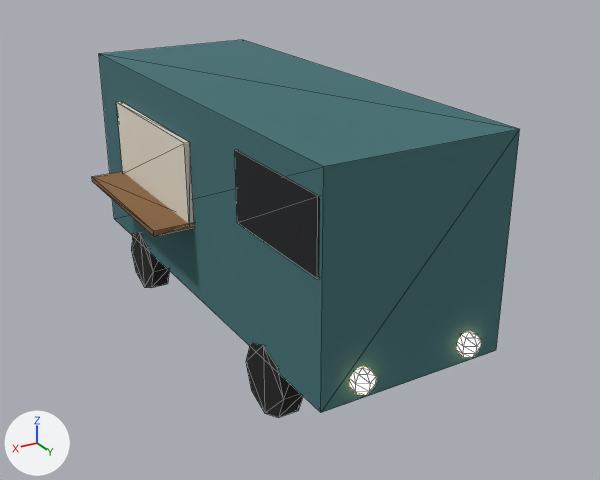
The glTF model project/models/car-lavka.glb, before and after one commit.
Rendered twice from a 50 mm camera at (4.21, 7.61, 4.75) aimed at (-0.06, 0.48, 1.19). Every picture has the same lights, and +X, +Y and +Z are marked at lower left. The older version comes first. Mesh edges are drawn as thin lines. Vertices at exactly the same position are counted once.

Names of what the first picture shows: '00_#3f6f73', '01_#16181c_noshadow_r320', '02_#e8e0d0_noshadow_r320', '03_#8a6440_noshadow_r320', '04_#141416_r320', '05_#ffe9b0_noshadow'.
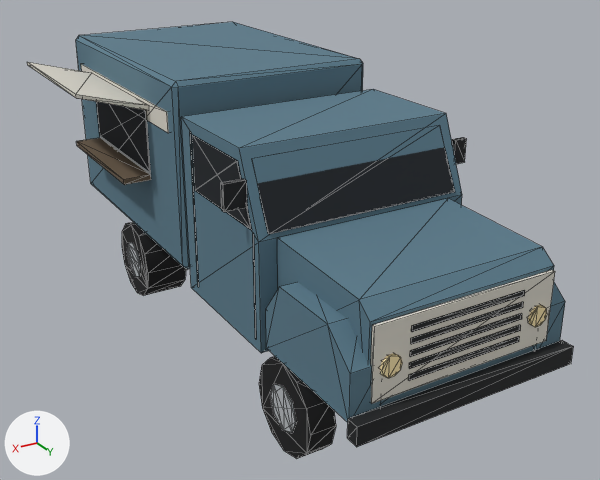
What differs and where, as boxes (x1, y1, x2, y2) in the pictures (600 x 480 px):
'00_#3f6f73', reshaped (16% wider, 7% taller)
    before: (99, 40, 520, 413)
    after: (76, 22, 565, 422)
'01_#1a2026_noshadow_r320', added (black)
    after: (96, 102, 455, 234)
'03_#e0dcd0_r320', added
    after: (27, 62, 555, 404)
'02_#1e2022_noshadow_r110', added
    after: (190, 132, 574, 447)
'04_#141416_r320', reshaped (24% wider, 29% taller)
    before: (131, 233, 303, 417)
    after: (122, 222, 336, 459)
'01_#16181c_noshadow_r320', deleted (black)
    before: (235, 150, 320, 279)
'02_#e8e0d0_noshadow_r320', deleted (pale yellow)
    before: (116, 101, 194, 226)
'03_#8a6440_noshadow_r320', deleted (brown)
    before: (92, 171, 194, 237)
'08_#6a5a48_noshadow_r110', added (brown)
    after: (76, 138, 151, 185)
'06_#b8bcc0_noshadow_r110', added
    after: (127, 243, 297, 433)
'05_#ffe9b0_noshadow', deleted
    before: (350, 331, 481, 395)
'04_#ffe9b0_noshadow', added
    after: (380, 305, 547, 378)
part 2 of me_04__141416_r320, added (black)
    after: (259, 356, 336, 459)
part 3 of me_04__141416_r320, added (black)
    after: (122, 222, 186, 296)
part 4 of me_04__141416_r320, deleted (black)
    before: (246, 343, 303, 417)
part 5 of me_04__141416_r320, deleted
    before: (131, 233, 169, 288)

The change, as a diff of the scene's bpy script:
```diff
--- a/project/models/car-lavka.glb.py
+++ b/project/models/car-lavka.glb.py
@@ mat_ffe9b0_emit__ffd890_3 @@
 mat_ffe9b0_emit__ffd890_3 = principled_material('#ffe9b0 emit #ffd890 3')
-mat_ffe9b0_emit__ffd890_3.base_color = (1.0, 0.815, 0.434)  # beige #ffe9b0
-mat_ffe9b0_emit__ffd890_3.roughness = 0.9
-mat_ffe9b0_emit__ffd890_3.emission_color = (1.0, 0.687, 0.279)  # beige #ffd890
-mat_ffe9b0_emit__ffd890_3.emission_strength = 3.0
+mat_ffe9b0_emit__ffd890_3.base_color = (1.0, 0.82, 0.442)  # beige #ffeab1
+mat_ffe9b0_emit__ffd890_3.roughness = 0.85
@@ me_00__3f6f73 @@
-me_00__3f6f73.from_pydata(...)  # 8 vertices, 12 faces; spans x -1.0..1.0, y -2.6..2.6, z 0.6..2.8
-me_00__3f6f73.materials.append(mat_3f6f73)  # dark cyan #3f6f73
+me_00__3f6f73.from_pydata(...)  # 68 vertices, 116 faces; spans x -1.14..1.14, y -3.1..3.22, z 0.82..2.97
+# me_00__3f6f73 part 1: the whole mesh is rebuilt
+me_00__3f6f73.materials.append(mat_5a7a8a)  # blue #597b8b
@@ me_04__141416_r320 @@
-me_04__141416_r320.from_pydata(...)  # 64 vertices, 112 faces; spans x -1.01..1.01, y -1.98..1.98, z 0.0..0.76
+me_04__141416_r320.from_pydata(...)  # 96 vertices, 176 faces; spans x -1.14..1.14, y -1.96..2.66, z 0.0..0.92
+# me_04__141416_r320 part 2: a new loose piece, a 12-sided cylinder along x spanning x 0.88..1.14, y 1.74..2.66, z 0.0..0.92, in mat_141416 (black #0c0c0e)
+# me_04__141416_r320 part 3: a new loose piece, a 12-sided cylinder along x spanning x 0.65..1.14, y -1.96..-1.04, z 0.0..0.92, in mat_141416 (black #0c0c0e)
+# me_04__141416_r320 part 4: the loose piece of 16 vertices spanning x 0.79..1.01, y 1.22..1.98, z 0.0..0.76 is deleted
+# me_04__141416_r320 part 5: the loose piece of 16 vertices spanning x 0.79..1.01, y -1.98..-1.22, z 0.0..0.76 is deleted
+# other edits to the shape of me_04__141416_r320 do not show in these pictures
 me_04__141416_r320.materials.append(mat_141416)
@@ ob_01__16181c_noshadow_r320 @@
-ob_01__16181c_noshadow_r320 = bpy.data.objects.new('01_#16181c_noshadow_r320', me_01__16181c_noshadow_r320)
@@ ob_02__e8e0d0_noshadow_r320 @@
-ob_02__e8e0d0_noshadow_r320 = bpy.data.objects.new('02_#e8e0d0_noshadow_r320', me_02__e8e0d0_noshadow_r320)
@@ ob_03__8a6440_noshadow_r320 @@
-ob_03__8a6440_noshadow_r320 = bpy.data.objects.new('03_#8a6440_noshadow_r320', me_03__8a6440_noshadow_r320)
@@ ob_05__ffe9b0_noshadow @@
-ob_05__ffe9b0_noshadow = bpy.data.objects.new('05_#ffe9b0_noshadow', me_05__ffe9b0_noshadow)
@@ ob_08__6a5a48_noshadow_r110 @@
+ob_08__6a5a48_noshadow_r110 = bpy.data.objects.new('08_#6a5a48_noshadow_r110', me_08__6a5a48)  # a box spanning x 1.14..1.45, y -2.4..-0.7, z 1.74..1.8; in mat_6a5a48 (brown #6a5946)
+ob_08__6a5a48_noshadow_r110.location = (0.0, 0.0, 0.0)
@@ ob_06__b8bcc0_noshadow_r110 @@
+ob_06__b8bcc0_noshadow_r110 = bpy.data.objects.new('06_#b8bcc0_noshadow_r110', me_06__b8bcc0)  # 64 vertices, 112 faces; spans x -1.15..1.15, y -1.73..2.43, z 0.23..0.69; in mat_b8bcc0_metal_0_6_rough_0_35 (light grey #b9bdc1)
+ob_06__b8bcc0_noshadow_r110.location = (0.0, 0.0, 0.0)
@@ ob_04__ffe9b0_noshadow @@
+ob_04__ffe9b0_noshadow = bpy.data.objects.new('04_#ffe9b0_noshadow', me_04__ffe9b0)  # a 10-sided cylinder along y spanning x -0.88..-0.68, y 3.22..3.26, z 1.24..1.44; a 10-sided cylinder along y spanning x 0.68..0.88, y 3.22..3.26, z 1.24..1.44; in mat_ffe9b0_emit__ffd890_3 (beige #ffeab1)
+ob_04__ffe9b0_noshadow.location = (0.0, 0.0, 0.0)
@@ ob_03__e0dcd0_r320 @@
+ob_03__e0dcd0_r320 = bpy.data.objects.new('03_#e0dcd0_r320', me_03__e0dcd0)  # 24 vertices, 36 faces; spans x -1.15..1.9, y -2.9..3.24, z 1.04..2.81; in mat_e0dcd0 (light grey #e1ddd1)
+ob_03__e0dcd0_r320.location = (0.0, 0.0, 0.0)
@@ ob_02__1e2022_noshadow_r110 @@
+ob_02__1e2022_noshadow_r110 = bpy.data.objects.new('02_#1e2022_noshadow_r110', me_02__1e2022)  # 104 vertices, 156 faces; spans x -1.32..1.36, y -3.1..3.36, z 0.64..2.57; in mat_1e2022 (black #181a1c)
+ob_02__1e2022_noshadow_r110.location = (0.0, 0.0, 0.0)
@@ ob_01__1a2026_noshadow_r320 @@
+ob_01__1a2026_noshadow_r320 = bpy.data.objects.new('01_#1a2026_noshadow_r320', me_01__1a2026)  # 32 vertices, 48 faces; spans x -1.15..1.15, y -2.4..1.8, z 1.82..2.57; in mat_1a2026_rough_0_2 (black #131a21)
+ob_01__1a2026_noshadow_r320.location = (0.0, 0.0, 0.0)
```
